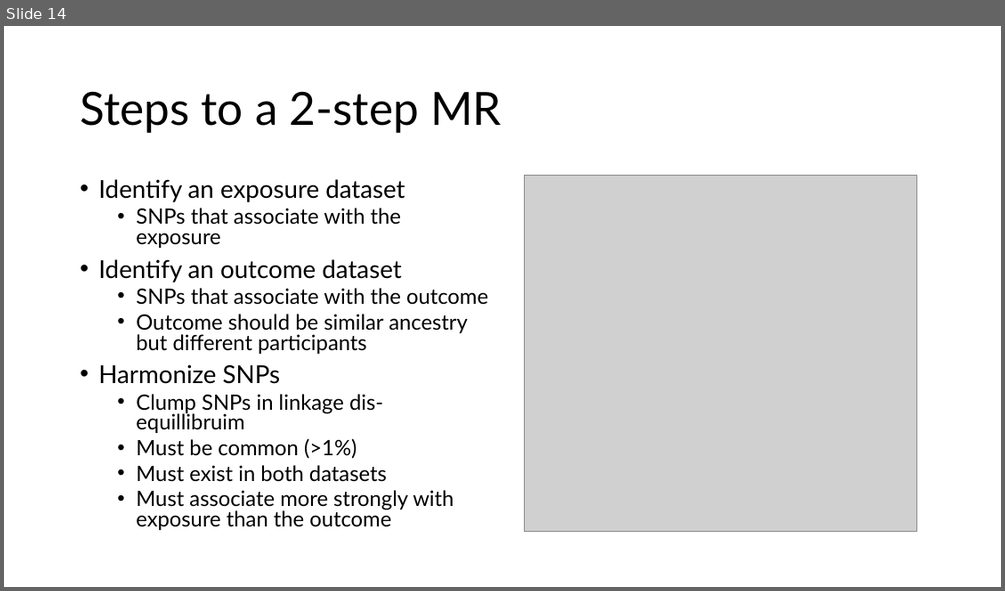
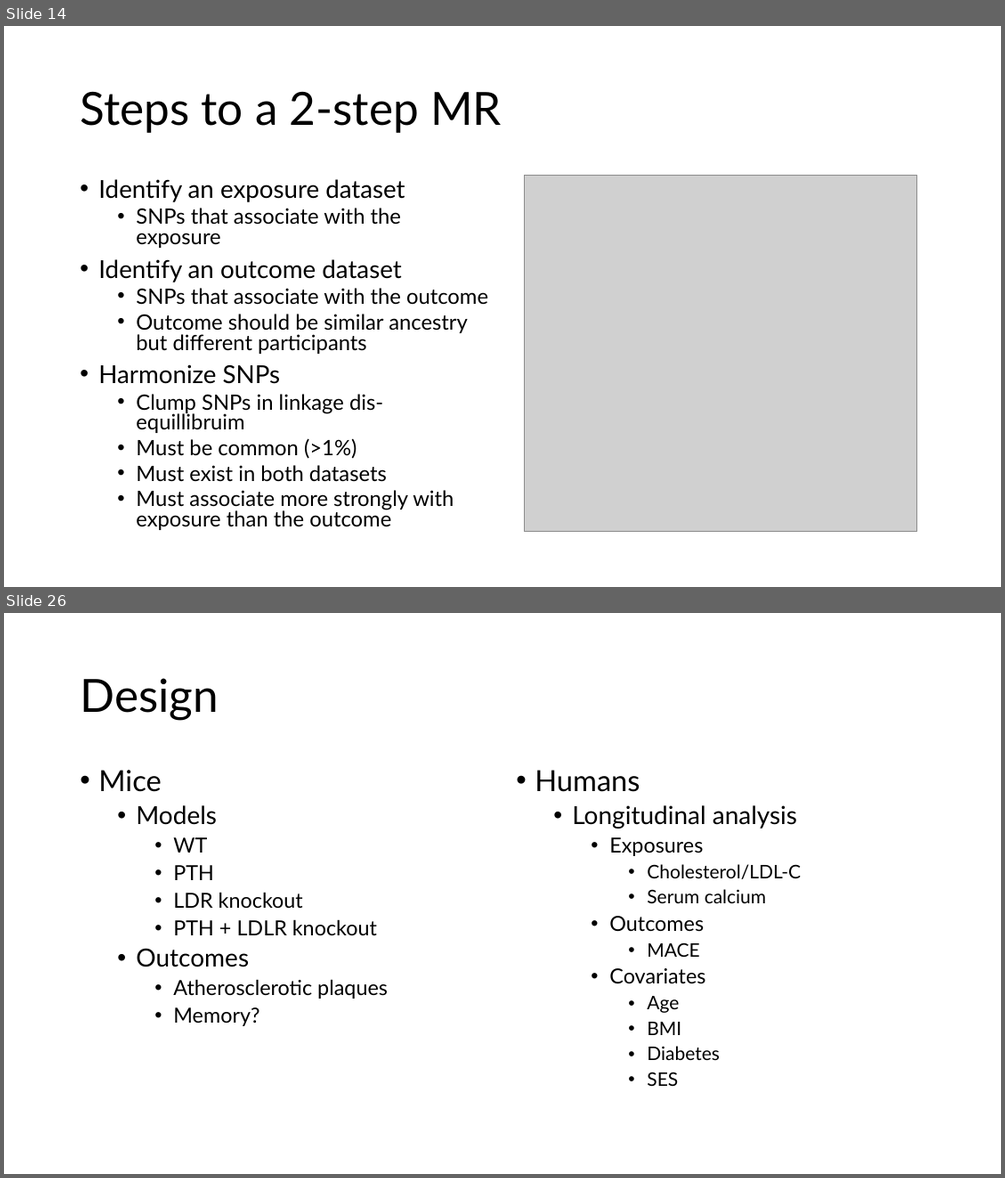
Before and after one commit to BridgesLab/PrecisionNutrition, a slide deck: Presentations/High Cholesterol Causes Bone Demineralization.pptx. Shown one above the other, each under a label of ours: slide 14 before the commit, slides 14 and 26 after it; the slides between them are not shown. The pictures are 1005x591 and 1005x1178 pixels, drawn with LibreOffice and Linux fonts; fonts in the diff are those of the drawing; grey boxes stand for pictures. Boxes give left, top, right and bottom in pixels: in the first picture for what was removed or moved away, otherwise in the second. Text is boxed around its words. In the diff, an @@ line names an element or a change of style, - is before the commit and + after.

Commit message:
Updated figures for cholesterol calcium analysis

```diff
--- a/Presentations/High Cholesterol Causes Bone Demineralization.pptx
+++ b/Presentations/High Cholesterol Causes Bone Demineralization.pptx
@@ slide 26 added at bbox=[4, 613, 1001, 1174], background #FFFFFF @@
@@ title added at bbox=[80, 678, 218, 720], 44 pt, text #000000 @@
+Design
@@ text added at bbox=[98, 770, 388, 1026], 20 pt, text #000000 @@
+• Mice
+  • Models
+    • WT
+    • PTH
+    • LDR knockout
+    • PTH + LDLR knockout
+  • Outcomes
+    • Atherosclerotic plaques
+    • Memory?
@@ text added at bbox=[534, 770, 801, 1086], 18 pt, text #000000 @@
+• Humans
+  • Longitudinal analysis
+    • Exposures
+      • Cholesterol/LDL-C
+      • Serum calcium
+    • Outcomes
+      • MACE
+    • Covariates
+      • Age
+      • BMI
+      • Diabetes
+      • SES
```
Also in this commit, not shown: 5 slides changed, 8 other slides added, 2 slides removed, 2 other files.
